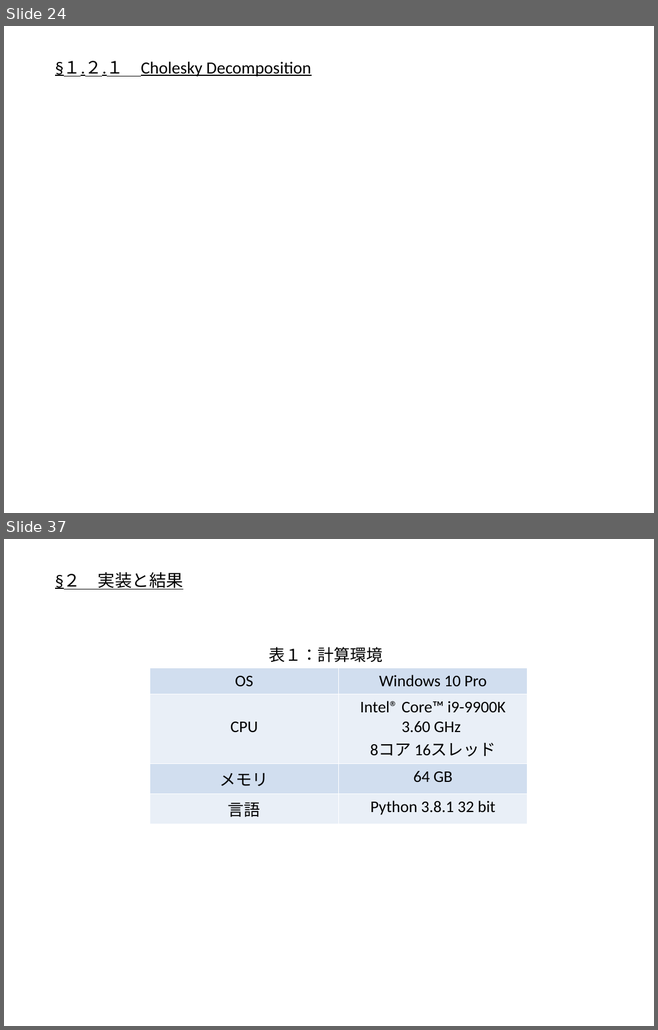
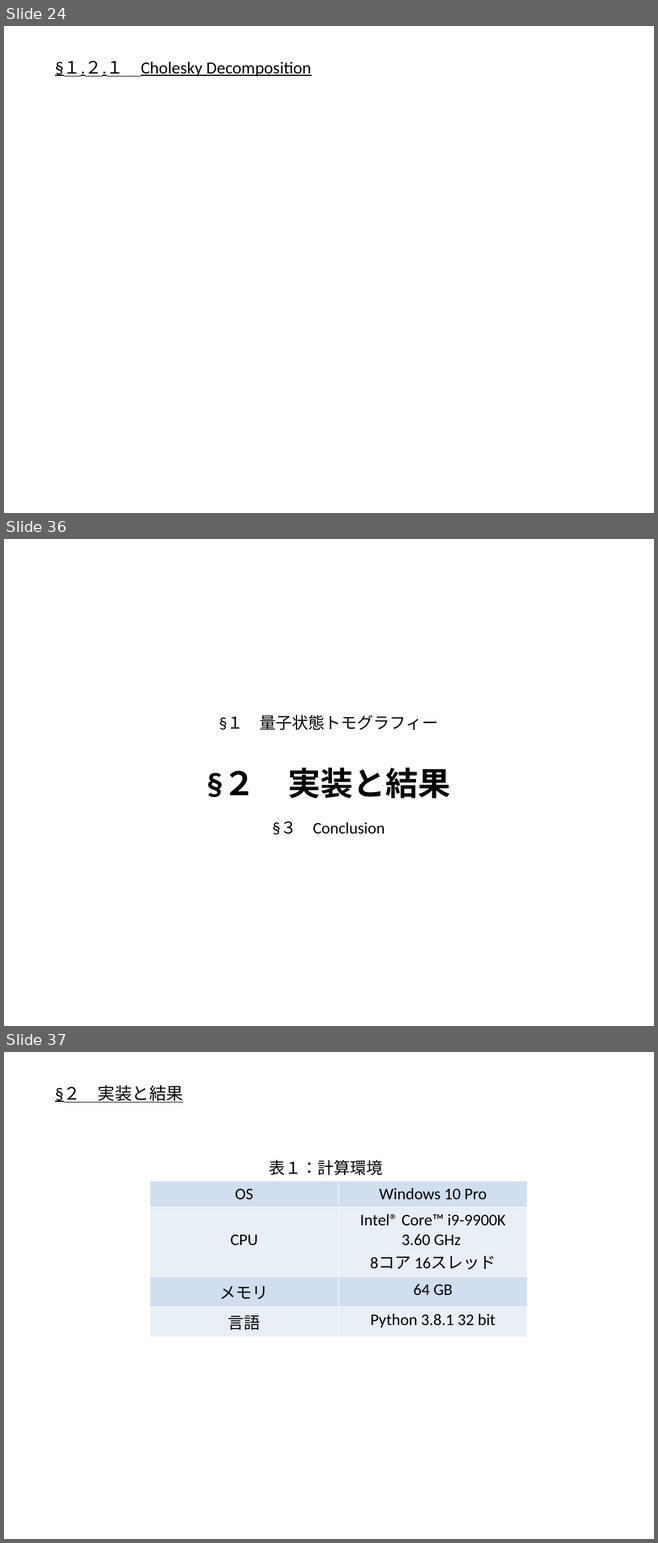
Before and after one commit to outk/graduate_thesis, a slide deck: 量子状態トモグラフィー.pptx. Shown one above the other, each under a label of ours: slides 24 and 37 before the commit, slides 24, 36 and 37 after it; the slides between them are not shown. The pictures are 658x1030 and 658x1543 pixels, drawn with LibreOffice and Linux fonts; fonts in the diff are those of the drawing; grey boxes stand for pictures. Boxes give left, top, right and bottom in pixels: in the first picture for what was removed or moved away, otherwise in the second. Text is boxed around its words. In the diff, an @@ line names an element or a change of style, - is before the commit and + after.

```diff
--- a/量子状態トモグラフィー.pptx
+++ b/量子状態トモグラフィー.pptx
@@ slide 36 added at (4, 539, 654, 1026), background #FFFFFF @@
@@ title added at (219, 715, 450, 835), 18 pt, text #000000 @@
+§１ 量子状態トモグラフィー
+§２ 実装と結果
+§３ Conclusion
```
Also in this commit, not shown: 8 slides changed, 2 other slides added, 2 slides removed, 2 other files.
